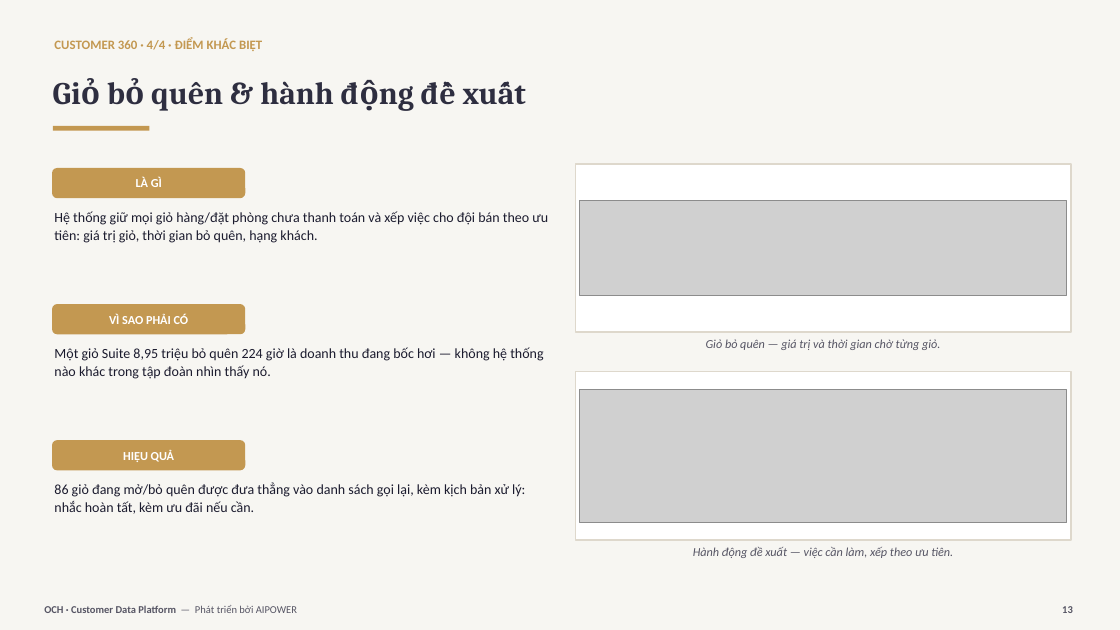
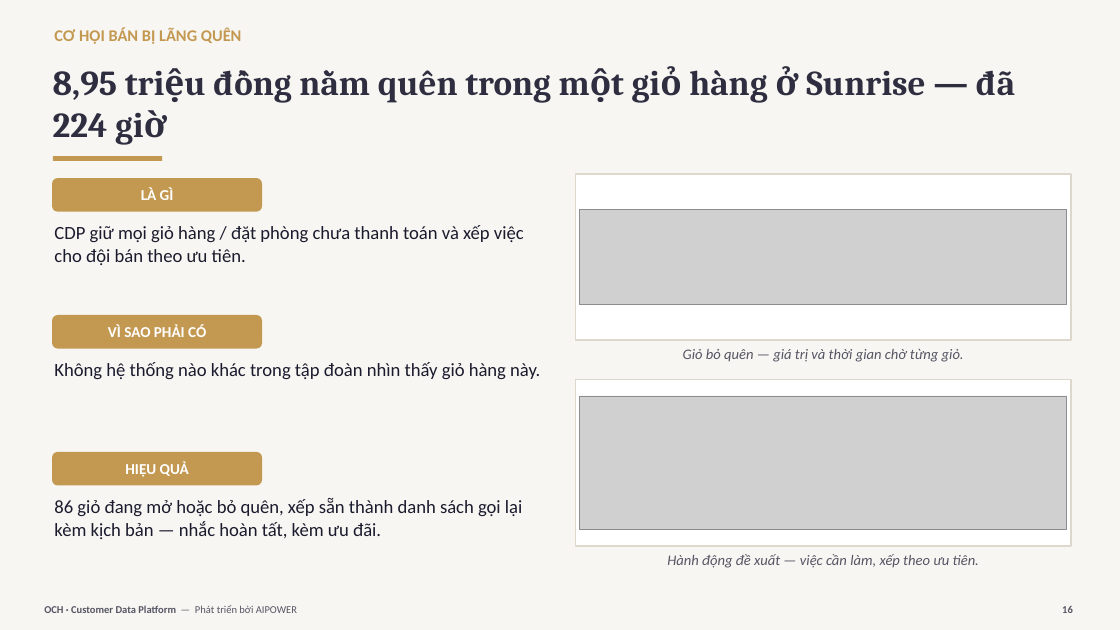
Before and after one commit to trungtm78/AICDP, a slide deck: slide 16 of docs/OCH-CDP-Gioi-thieu.pptx (slide 13 before the commit). Drawn at 1120x630 pixels with LibreOffice and Linux fonts; fonts in the diff are those of the drawing; grey boxes stand for pictures. Boxes give left, top, right and bottom in pixels: in the first picture for what was removed or moved away, otherwise in the second. Text is boxed around its words. In the diff, an @@ line names an element or a change of style, - is before the commit and + after.

```diff
--- a/docs/OCH-CDP-Gioi-thieu.pptx
+++ b/docs/OCH-CDP-Gioi-thieu.pptx
@@ text at <box>54,27,242,44</box>: text changed; size 11 to 14 pt @@
-CUSTOMER 360 · 4/4 · ĐIỂM KHÁC BIỆT
+CƠ HỘI BÁN BỊ LÃNG QUÊN
@@ text at <box>53,66,1015,145</box>: text changed; size 27 to 30 pt @@
-Giỏ bỏ quên & hành động đề xuất
+8,95 triệu đồng nằm quên trong một giỏ hàng ở Sunrise — đã 224 giờ
@@ text "LÀ GÌ": place and size @@
-text "LÀ GÌ" at <box>136,177,162,187</box>
+text "LÀ GÌ" at <box>141,187,174,200</box>
@@ rounded rectangle: place and size @@
-rounded rectangle at <box>52,168,245,198</box>
+rounded rectangle at <box>52,178,262,212</box>
@@ rectangle: place and size @@
-rectangle at <box>53,126,150,131</box>
+rectangle at <box>53,156,162,161</box>
@@ 2 rectangles, 1 picture, 1 text: place and size @@
-2 rectangles, 1 picture, 1 text at <box>576,164,1071,539</box>
+2 rectangles, 1 picture, 1 text at <box>576,174,1071,546</box>
@@ text at <box>54,225,524,265</box>: text changed; size 12 to 16 pt @@
-Hệ thống giữ mọi giỏ hàng/đặt phòng chưa thanh toán và xếp việc cho đội bán theo ưu tiên: giá trị giỏ, thời gian bỏ quên, hạng khách.
+CDP giữ mọi giỏ hàng / đặt phòng chưa thanh toán và xếp việc cho đội bán theo ưu tiên.
@@ text "VÌ SAO PHẢI CÓ": place and size @@
-text "VÌ SAO PHẢI CÓ" at <box>109,313,189,324</box>
+text "VÌ SAO PHẢI CÓ" at <box>108,324,206,337</box>
@@ rounded rectangle: place and size @@
-rounded rectangle at <box>52,304,245,334</box>
+rounded rectangle at <box>52,315,262,349</box>
@@ text "Giỏ bỏ quên — giá ..." at <box>683,349,964,362</box>: size 10.5 to 12.5 pt @@
@@ text at <box>54,362,540,379</box>: text changed; size 12 to 16 pt @@
-Một giỏ Suite 8,95 triệu bỏ quên 224 giờ là doanh thu đang bốc hơi — không hệ thống nào khác trong tập đoàn nhìn thấy nó.
+Không hệ thống nào khác trong tập đoàn nhìn thấy giỏ hàng này.
@@ picture: place and size @@
-picture at <box>580,389,1067,523</box>
+picture at <box>580,396,1067,529</box>
@@ size 10.5 to 13 pt in 3 elements at <box>141,187,174,200</box>, <box>108,324,206,337</box>, <box>125,461,189,477</box> @@
@@ text "HIỆU QUẢ": place and size @@
-text "HIỆU QUẢ" at <box>123,450,174,462</box>
+text "HIỆU QUẢ" at <box>125,461,189,477</box>
@@ rounded rectangle: place and size @@
-rounded rectangle at <box>52,440,245,471</box>
+rounded rectangle at <box>52,452,262,486</box>
@@ text at <box>54,498,522,539</box>: text changed; size 12 to 16 pt @@
-86 giỏ đang mở/bỏ quên được đưa thẳng vào danh sách gọi lại, kèm kịch bản xử lý: nhắc hoàn tất, kèm ưu đãi nếu cần.
+86 giỏ đang mở hoặc bỏ quên, xếp sẵn thành danh sách gọi lại kèm kịch bản — nhắc hoàn tất, kèm ưu đãi.
@@ text "Hành động đề xuất — ..." at <box>667,554,979,568</box>: size 10.5 to 12.5 pt @@
```
Also in this commit, not shown: 42 other slides changed, 1 slide added, 1 slide removed.
